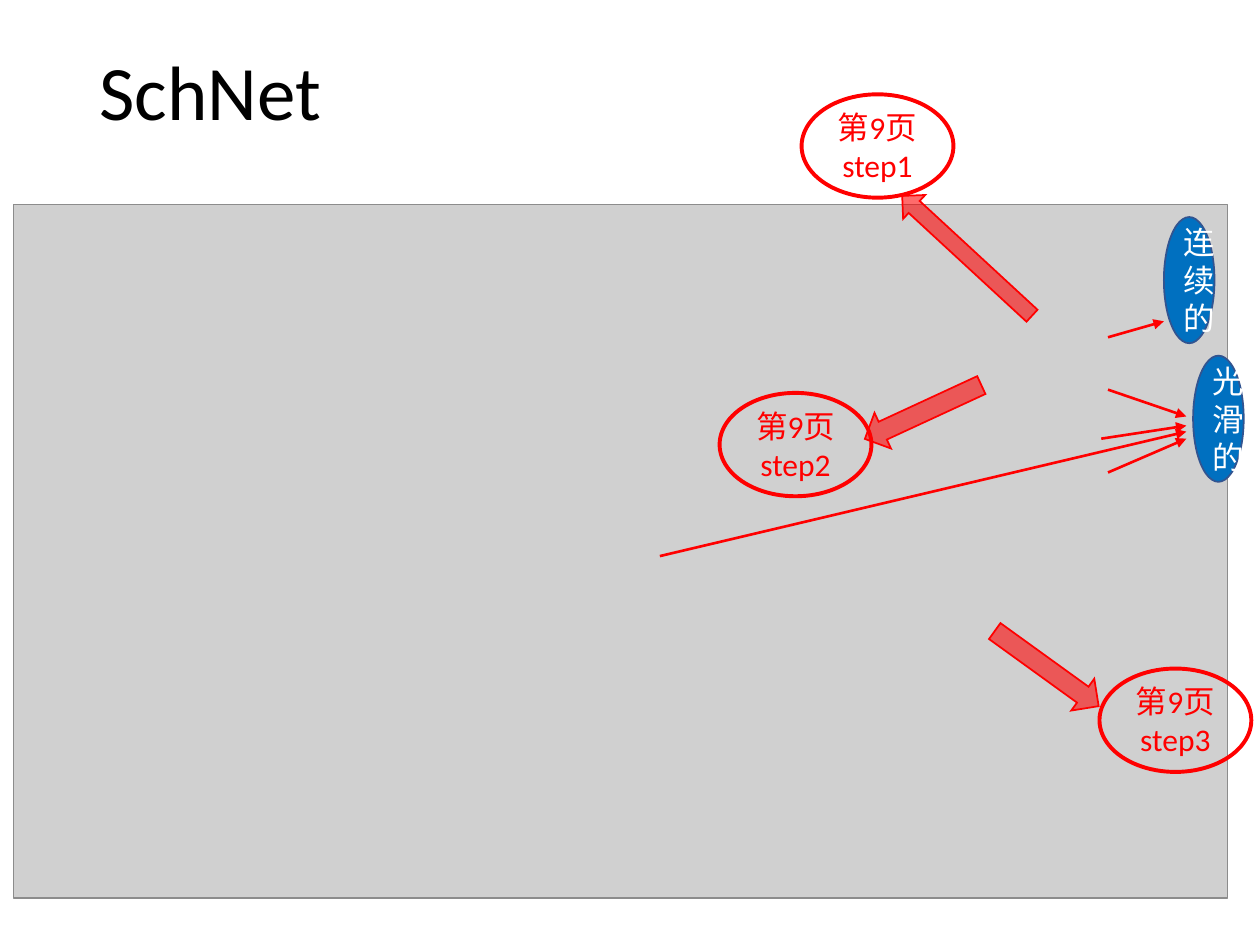
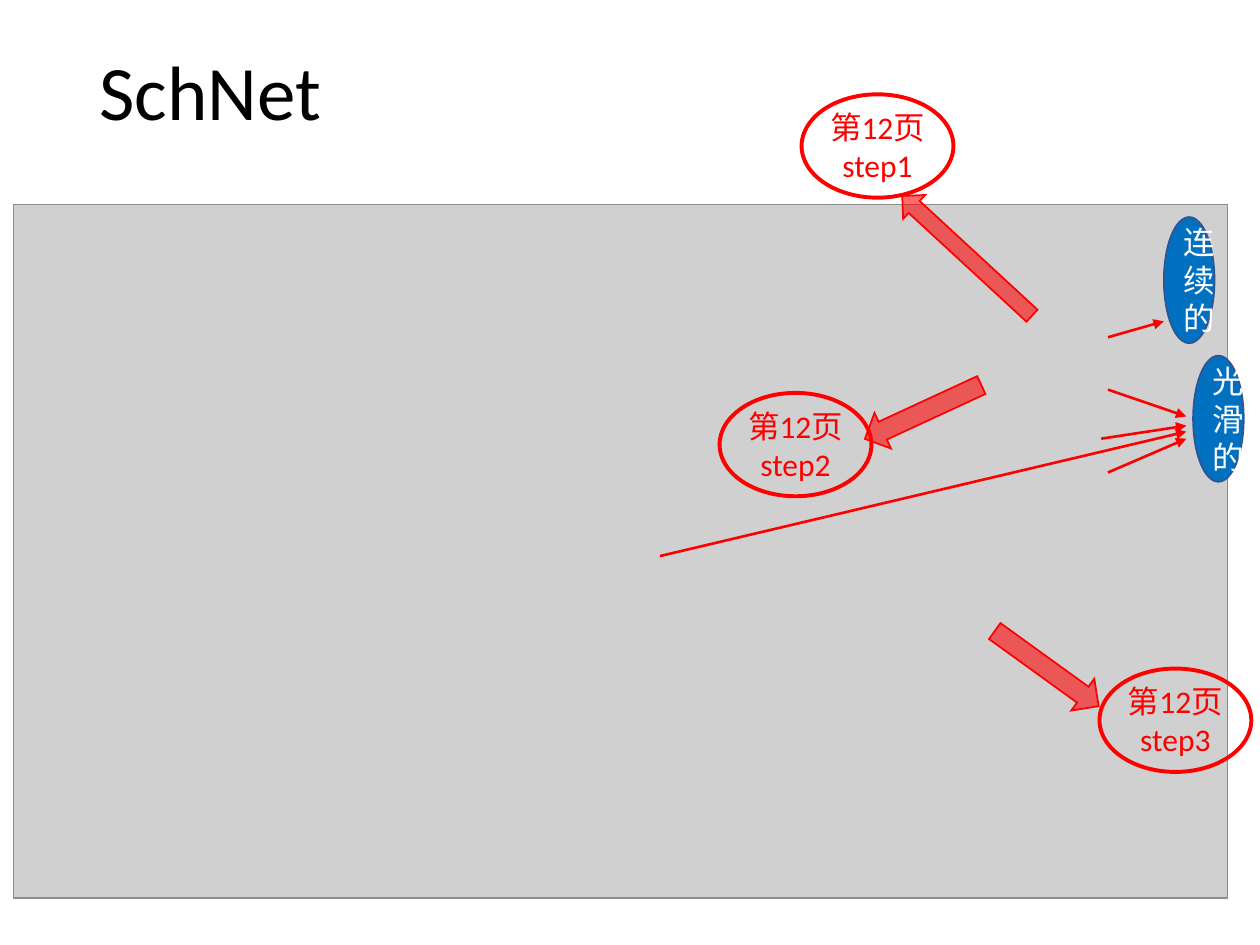
Before and after one commit to jiaweile/discussion-hpc-ai, a slide deck: slide 10 of LearningMaterials/week5/SchNet.pptx (slide 7 before the commit). Drawn at 1260x945 pixels with LibreOffice and Linux fonts; fonts in the diff are those of the drawing; grey boxes stand for pictures. Boxes give left, top, right and bottom in pixels: in the first picture for what was removed or moved away, otherwise in the second. Text is boxed around its words. In the diff, an @@ line names an element or a change of style, - is before the commit and + after.

```diff
--- a/LearningMaterials/week5/SchNet.pptx
+++ b/LearningMaterials/week5/SchNet.pptx
@@ text in ellipse at [830,107,925,142]: text changed @@
-第9页
+第12页
@@ text in ellipse at [748,406,843,441]: text changed @@
-第9页
+第12页
@@ text in ellipse at [1128,681,1223,716]: text changed @@
-第9页
+第12页
```
Also in this commit, not shown: 11 other slides changed, 9 slides added, 1 slide removed.
